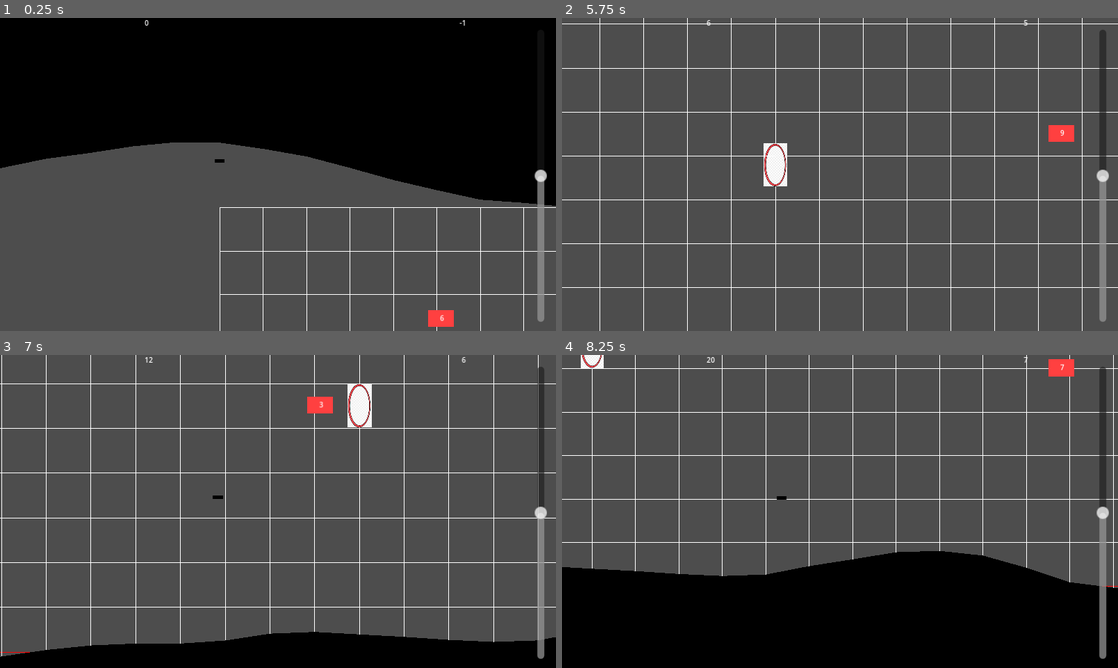
Above: before the commit, frames 1-4 (two rows, left to right).
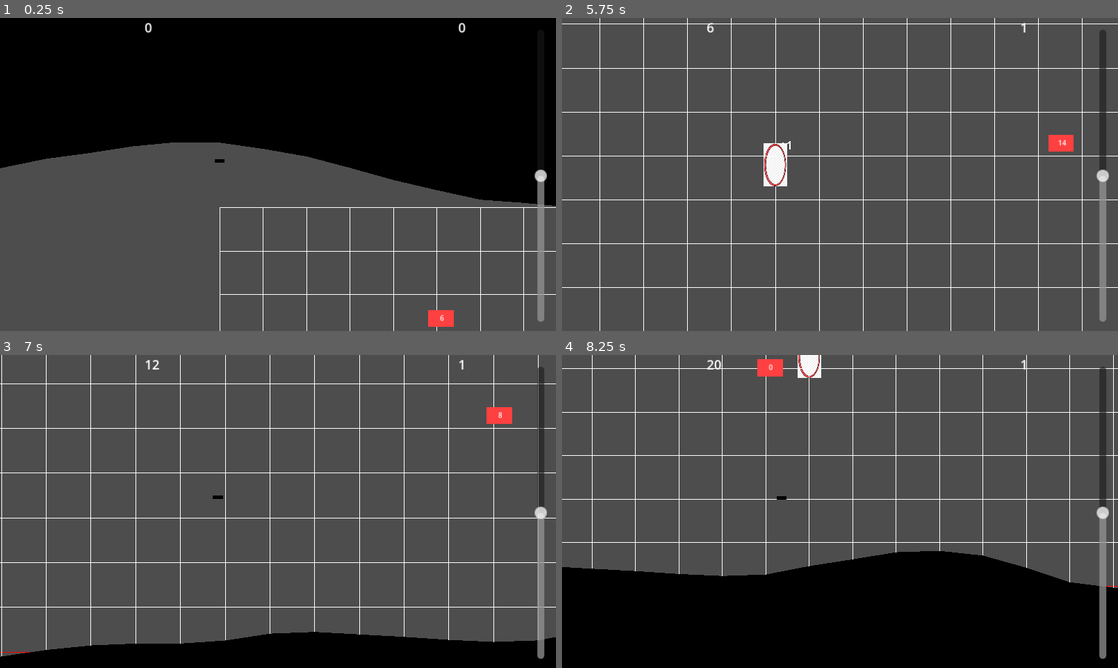
Above: after the commit, the same moments.

Repository: DvirKomlosh/glider
Game: Godot game, scene res://Scences/Main.tscn
Two runs of this game, one before a commit and one after it. Both use one fixed random seed, a clock stepped at 60 frames per second and the inputs below.
Inputs:
- Up to frame 1 (0.25 s): no input
- Up to frame 2 (5.75 s): tap Space at 0.77, 1.52, 3.02, 3.77, 4.52 s
- Up to frame 3 (7 s): tap Space at 6.02, 6.77 s
- Up to frame 4 (8.25 s): tap Space at 7.52 s

The runs differ from the first frame. In frame 1, less than 0.1% of the frame differs, in the area x 26-84%, y 0-5%; in frame 2, 0.4%; in frame 3, 1.1%, in the area x 26-93%, y 0-24%; in frame 4, 1.0%.

Commit message:
sound and score

Diff:
--- a/Scences/Main.tscn
+++ b/Scences/Main.tscn
@@ -34,6 +34,16 @@
 min_value = -90.0
 max_value = 90.0
 
+[node name="Final Score" type="Label" parent="CanvasLayer"]
+anchors_preset = 15
+anchor_right = 1.0
+anchor_bottom = 1.0
+offset_left = 620.0
+offset_right = 620.0
+grow_horizontal = 2
+grow_vertical = 2
+theme_override_font_sizes/font_size = 350
+
 [node name="Control" type="Control" parent="CanvasLayer"]
 layout_mode = 3
 anchors_preset = 5
@@ -49,6 +59,7 @@
 offset_left = -287.5
 offset_right = 452.5
 offset_bottom = 396.0
+theme_override_font_sizes/font_size = 30
 text = "number
 "
 
@@ -57,6 +68,7 @@
 offset_left = -287.5
 offset_right = 452.5
 offset_bottom = 396.0
+theme_override_font_sizes/font_size = 30
 text = "number
 "
 horizontal_alignment = 2
@@ -72,3 +84,4 @@
 
 [connection signal="wall_entred" from="Environment/Walls" to="Environment" method="on_wall_entred"]
 [connection signal="in_hoop" from="Environment/Rings" to="." method="_in_hoop"]
+[connection signal="out_hoop" from="Environment/Rings" to="." method="_out_hoop"]
--- a/Scences/glider.tscn
+++ b/Scences/glider.tscn
@@ -1,7 +1,8 @@
-[gd_scene load_steps=4 format=3 uid="uid://dosackr3aogrr"]
+[gd_scene load_steps=5 format=3 uid="uid://dosackr3aogrr"]
 
 [ext_resource type="Script" path="res://Scripts/glider.gd" id="1_353v6"]
 [ext_resource type="Texture2D" uid="uid://dfpil2uoav4u6" path="res://Assets/glider.png" id="1_wdr1r"]
+[ext_resource type="AudioStream" uid="uid://c2g0aiv8rtc3s" path="res://Assets/Audio/Effects/wind-2.mp3" id="3_u2eg4"]
 
 [sub_resource type="RectangleShape2D" id="RectangleShape2D_cjbsd"]
 size = Vector2(190, 73)
@@ -19,3 +20,16 @@
 [node name="CollisionShape2D" type="CollisionShape2D" parent="."]
 position = Vector2(-1, 2.5)
 shape = SubResource("RectangleShape2D_cjbsd")
+
+[node name="Points" type="Label" parent="."]
+custom_minimum_size = Vector2(100, 70)
+offset_left = -175.0
+offset_top = -528.0
+offset_right = 510.0
+offset_bottom = -119.0
+theme_override_font_sizes/font_size = 300
+horizontal_alignment = 1
+
+[node name="WindPlayer" type="AudioStreamPlayer" parent="."]
+stream = ExtResource("3_u2eg4")
+autoplay = true
--- a/Scripts/Main.gd
+++ b/Scripts/Main.gd
@@ -1,11 +1,24 @@
 extends Node2D
+
+var score = 0
+var combo = 1
 
 
 func _in_hoop():
-	$Glider.in_hoop()
+	$Glider.in_hoop(combo)
+
+
+	score += combo
+	combo += 1
+
 	var camera_tween = create_tween()
-	camera_tween.tween_property($Glider/Camera2D, "zoom", Vector2(0.11,0.11) , 0.6)
+
+	camera_tween.tween_property($Glider/Camera2D, "zoom", Vector2(0.11, 0.11), 0.6)
 	camera_tween.tween_property($Glider/Camera2D, "zoom", Vector2(0.1,0.1) , 1)
+
+func _out_hoop():
+	combo = 1
+
 
 
 # Called every frame. 'delta' is the elapsed time since the previous frame.
@@ -13,10 +26,15 @@
 
 	# set glider UI position
 	$CanvasLayer/Control/x.text = str(int($Glider.position.x/1000))
-	$CanvasLayer/Control/y.text = str(int($Glider.position.y/1000))
+	$CanvasLayer/Control/y.text = str(score)
+
 
 	if not $Glider.is_alive:
 		var current_scene = get_tree().current_scene.scene_file_path
+		$"CanvasLayer/Final Score".text = str(score)
+		$CanvasLayer/Control/y.text = ""
+		$CanvasLayer/Control/x.text = ""
+		await get_tree().create_timer(4).timeout
 		get_tree().change_scene_to_file(current_scene)
 
 
--- a/Scripts/Rings.gd
+++ b/Scripts/Rings.gd
@@ -1,6 +1,7 @@
 extends Node2D
 
 signal in_hoop
+signal out_hoop
 
 var ring_scene = preload("res://Scences/Ring.tscn")
 
@@ -13,26 +14,17 @@
 	for ring in get_children():
 		ring.in_hoop.connect(send_in_hoop)
 
-func print_rings_poses(rings):
-	var posits = []
-	for ring in rings:
-		posits.append(ring.position.x)
-	print(posits)
 
 func send_in_hoop():
 	active_rings[0].unset_indicator()
 	active_rings.remove_at(0)
 	in_hoop.emit()
-	print("[in ]: active rings")
-	print_rings_poses(active_rings)
-	print("[in ]: glider", $"../../Glider".global_position)
+
 
 func send_out_hoop():
 	active_rings[0].unset_indicator()
 	active_rings.remove_at(0)
-	print("[out]: active rings")
-	print_rings_poses(active_rings)
-	print("[out]: glider", $"../../Glider".global_position)
+	out_hoop.emit()
 
 
 
@@ -59,8 +51,6 @@
 	rings.append(new_ring)
 	active_rings.append(new_ring)
 
-	print("[add]: active rings")
-	print_rings_poses(active_rings)
 
 
 func remove_rings(x_position):
--- a/Scripts/environment.gd
+++ b/Scripts/environment.gd
@@ -10,8 +10,8 @@
 var noise_path = FastNoiseLite.new()
 
 var next_ring_position = 6000
-var ring_distance = 10000
-var ring_distance_distance = 2000
+var ring_distance = 15000
+var ring_distance_distance = 1000
 
 var y_values = Vector2(0, 10000)
 var x_value = -section_length * 2
--- a/Scripts/glider.gd
+++ b/Scripts/glider.gd
@@ -7,16 +7,42 @@
 var acc
 # Get the gravity from the project settings to be synced with RigidBody nodes.
 var gravity = ProjectSettings.get_setting("physics/2d/default_gravity")
-
+@onready var wind_player = $WindPlayer
 var is_alive = true
 var debug_mode = false
 
+func _show_points(combo):
+	var points = $Points
+
+	points.scale = Vector2(0.6, 0.6)
+	points.text = "+" + str(combo)
+	var points_tween = create_tween()
+	points_tween.tween_property(points, "scale", Vector2(1.1,1.1),0.1)
+	points_tween.tween_property(points, "scale", Vector2(1.1,1.1),0.3)
+	points_tween.tween_property(points, "scale", Vector2(0,0),0.1)
 
 func _ready():
 	rotation = 0
 
+func sigmoid(x: float) -> float:
+	return 1 / (1.0 + exp(10 * (-x+0.5)))
+
+
+func _play_sound(delta):
+	var speed = velocity.length()
+	var halflife = 0.05
+	var base_volume = 6.3
+	var target_volume = base_volume + linear_to_db(sigmoid(speed/30000.0))
+
+	var new_volume = lerp(wind_player.volume_db,target_volume, (1 - 2 ** (-delta / halflife)))
+
+
+	wind_player.volume_db = new_volume
+
+
 func _process(delta):
 
+	$Points.rotation = -rotation
 	var screen_height = 5040.0
 	if is_alive:
 		rotation = asin( - $"../CanvasLayer/Controller".value/90)
@@ -25,6 +51,7 @@
 	rotation = max(rotation,-PI/2)
 	rotation = min(rotation, PI/2)
 
+	_play_sound(delta)
 
 func _physics_process(delta):
 
@@ -94,5 +121,6 @@
 		draw_line(velocity.rotated(-rotation), velocity.rotated(-rotation)+acc.rotated(-rotation) ,Color.GREEN, 10)
 		#draw_line(Vector2(0,0), acc.rotated(-rotation) ,Color.GREEN, 10)
 
-func in_hoop():
+func in_hoop(combo):
+	_show_points(combo)
 	velocity += forward_dir * 3000
Not shown, added: Assets/Audio/Effects/wind-1.mp3.import
Not shown, added: Assets/Audio/Effects/wind-2.mp3.import
Not shown, added: Assets/Audio/Effects/wind-3.mp3.import
Not shown, changed: export_presets.cfg
Not shown, added: Assets/Audio/Effects/wind-1.mp3
Not shown, added: Assets/Audio/Effects/wind-2.mp3
Not shown, added: Assets/Audio/Effects/wind-3.mp3
